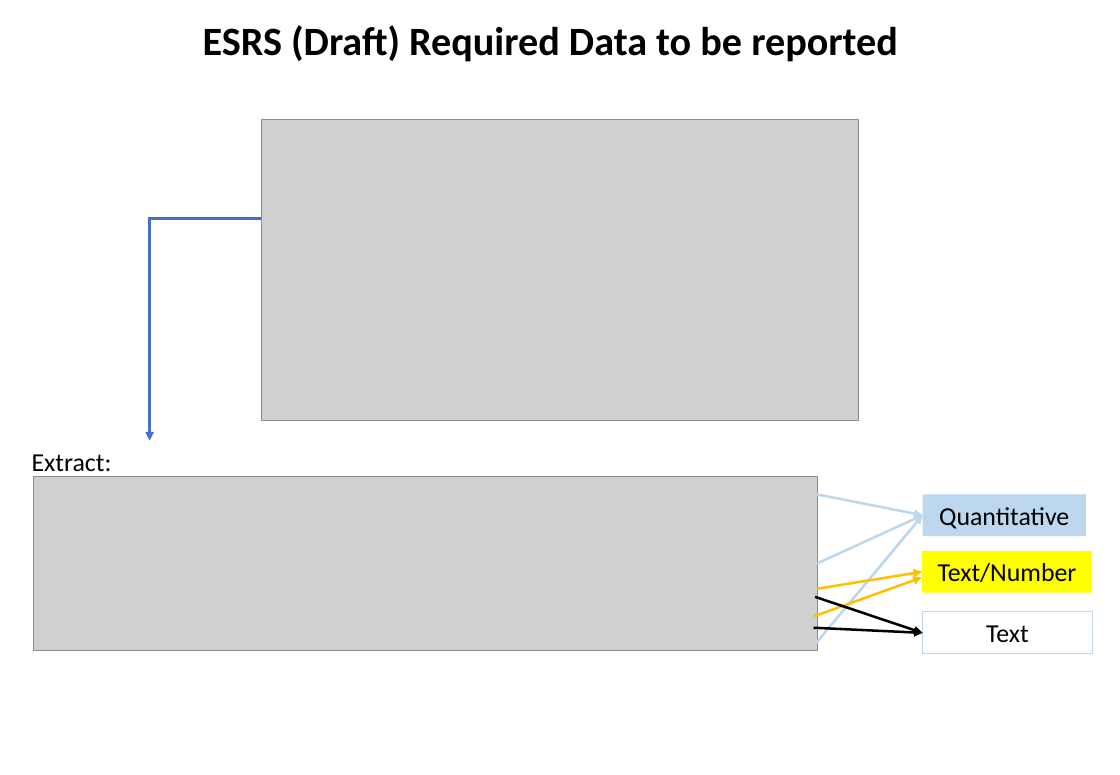
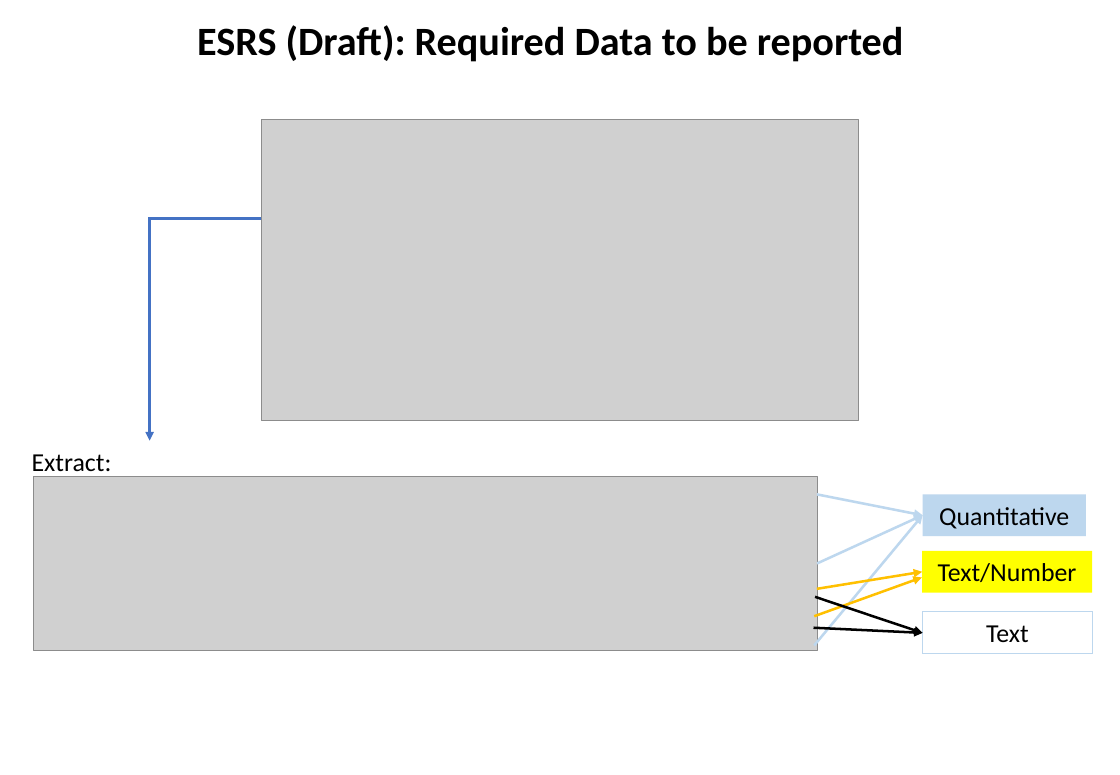
Before and after one commit to rainergo/UASFRA-MS-KnowledgeGraph, a slide deck: slide 7 of project/Project.pptx. Drawn at 1120x775 pixels with LibreOffice and Linux fonts; fonts in the diff are those of the drawing; grey boxes stand for pictures. Boxes give left, top, right and bottom in pixels: in the first picture for what was removed or moved away, otherwise in the second. Text is boxed around its words. In the diff, an @@ line names an element or a change of style, - is before the commit and + after.

```diff
--- a/project/Project.pptx
+++ b/project/Project.pptx
@@ text at (197,25,904,62): text changed @@
-ESRS (Draft) Required Data to be reported
+ESRS (Draft): Required Data to be reported
```
Also in this commit, not shown: 4 other slides changed, 4 slides added, 1 slide removed, 4 other files.
